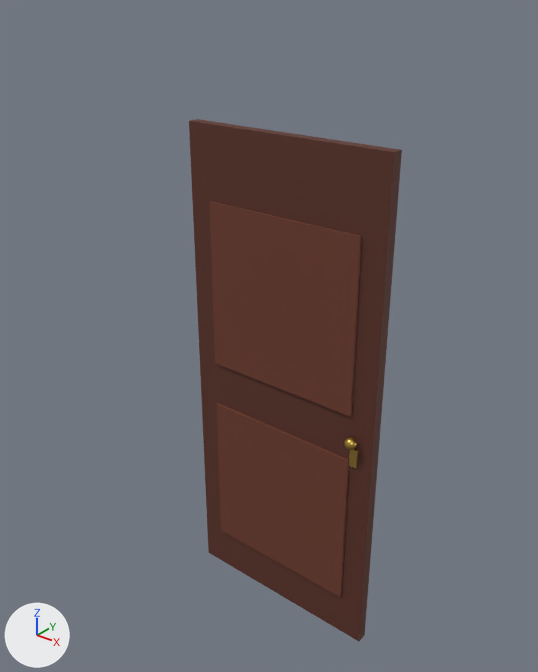
Before and after pictures for a commit that changed the Blender file Art/Source/Environment/Porta/SM_ENV_Porta_Blockout.blend.
Camera for both pictures: a 50 mm camera at (2.03, -2.08, 2.58) aimed at (0.32, 0.06, 1.26). Every picture has the same lights, and +X, +Y and +Z are marked at lower left. The first picture is the older version.

Names of what the first picture shows: 'SM_ENV_Porta'.
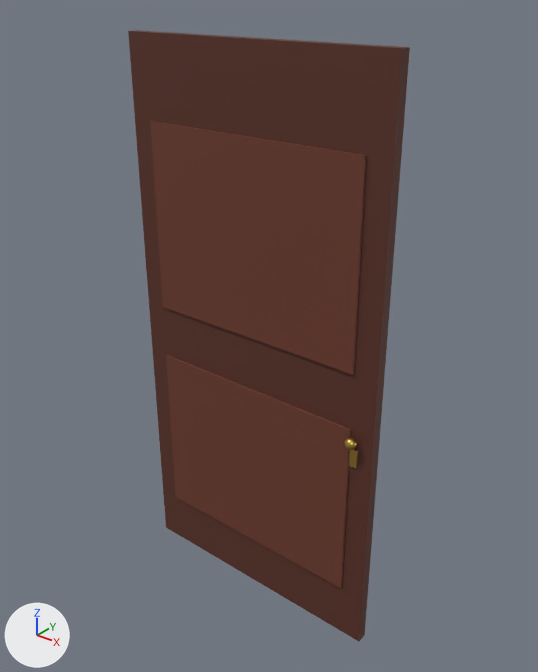
The newer file is also turned or shifted as a whole; pictures and numbers use the older file's frame.

What differs and where, as boxes (x1, y1, x2, y2) in the pictures (538 x 672 px; the box of a moved part takes in the faces that stretch with it):
'SM_ENV_Porta', reshaped (32% wider, 17% taller): before (189, 119, 402, 641); after (128, 30, 410, 641)
part 1 of me_sm_env_porta, moved or reshaped: before (189, 119, 402, 597); after (128, 30, 410, 597)
part 2 of me_sm_env_porta, moved or reshaped: before (217, 403, 349, 597); after (166, 355, 351, 588)
part 3 of me_sm_env_porta, moved or reshaped: before (209, 201, 362, 417); after (150, 121, 366, 375)

What changed in the scene script:
```text
Change me_sm_env_porta:
    used by ob_sm_env_porta; location = (0.0, 0.0, 0.0)
    remove me_sm_env_porta.from_pydata(...)  # 136 vertices, 144 faces; spans x 0.0..0.88, y -0.08..0.08, z 0.0..2.09
    add me_sm_env_porta.from_pydata(...)  # 136 vertices, 144 faces; spans x -0.3..0.88, y -0.08..0.08, z 0.0..2.39
    me_sm_env_porta part 1: the loose piece of 8 vertices spanning x 0.0..0.88, y -0.02..0.02, z 0.0..2.09 is scaled about its middle by (1.34, 1, 1.14), then moved by (-0.15, 0.0, 0.15)
    me_sm_env_porta part 2: the loose piece of 8 vertices spanning x 0.1..0.78, y -0.03..-0.02, z 0.2..0.9 is scaled about its middle by (1.44, 1, 1.13), then moved by (-0.15, 0.0, 0.1)
    me_sm_env_porta part 3: the loose piece of 8 vertices spanning x 0.1..0.78, y -0.03..-0.02, z 1.1..1.8 is scaled about its middle by (1.44, 1, 1.13), then moved by (-0.15, 0.0, 0.22)
```
